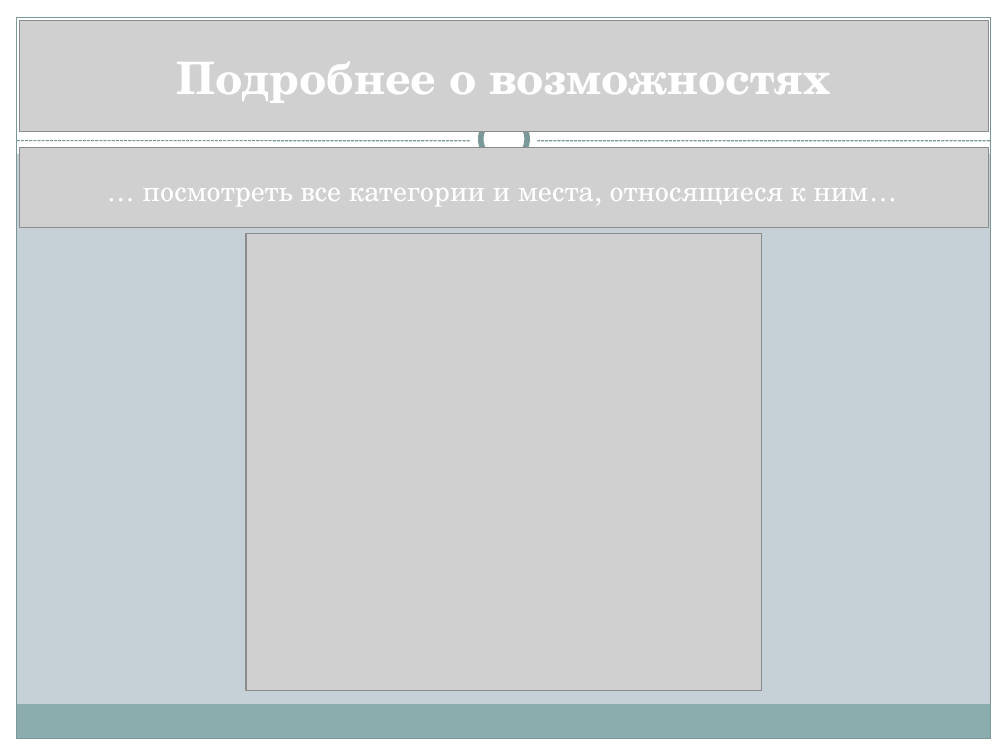
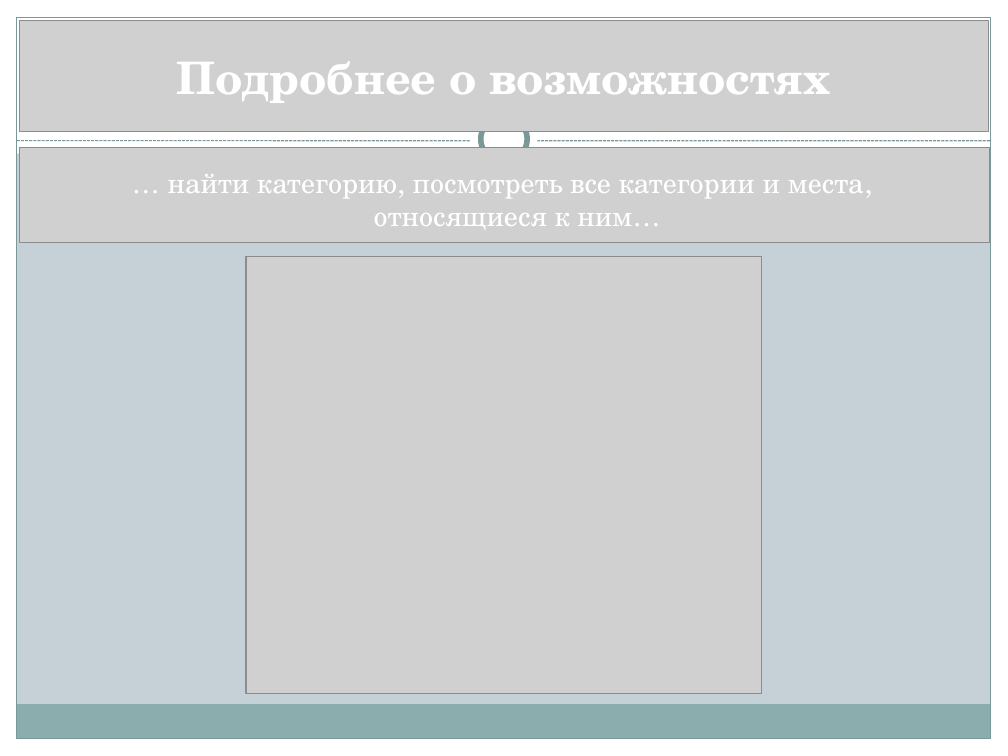
Before and after one commit to GrishHelen/Project_site, a slide deck: slide 8 of Презентация.pptx. Drawn at 1008x756 pixels with LibreOffice and Linux fonts; fonts in the diff are those of the drawing; grey boxes stand for pictures. Boxes give left, top, right and bottom in pixels: in the first picture for what was removed or moved away, otherwise in the second. Text is boxed around its words. In the diff, an @@ line names an element or a change of style, - is before the commit and + after.

```diff
--- a/Презентация.pptx
+++ b/Презентация.pptx
@@ picture: place and size @@
-picture at [20, 148, 989, 228]
+picture at [20, 148, 990, 243]
@@ text at [168, 174, 864, 228]: text changed @@
-… посмотреть все категории и места, относящиеся к ним…
+… найти категорию, посмотреть все категории и места, относящиеся к ним…
@@ picture: place and size @@
-picture at [246, 234, 762, 690]
+picture at [246, 256, 762, 692]
```
Also in this commit, not shown: 3 other slides changed, 1 slide added, 6 other files.
